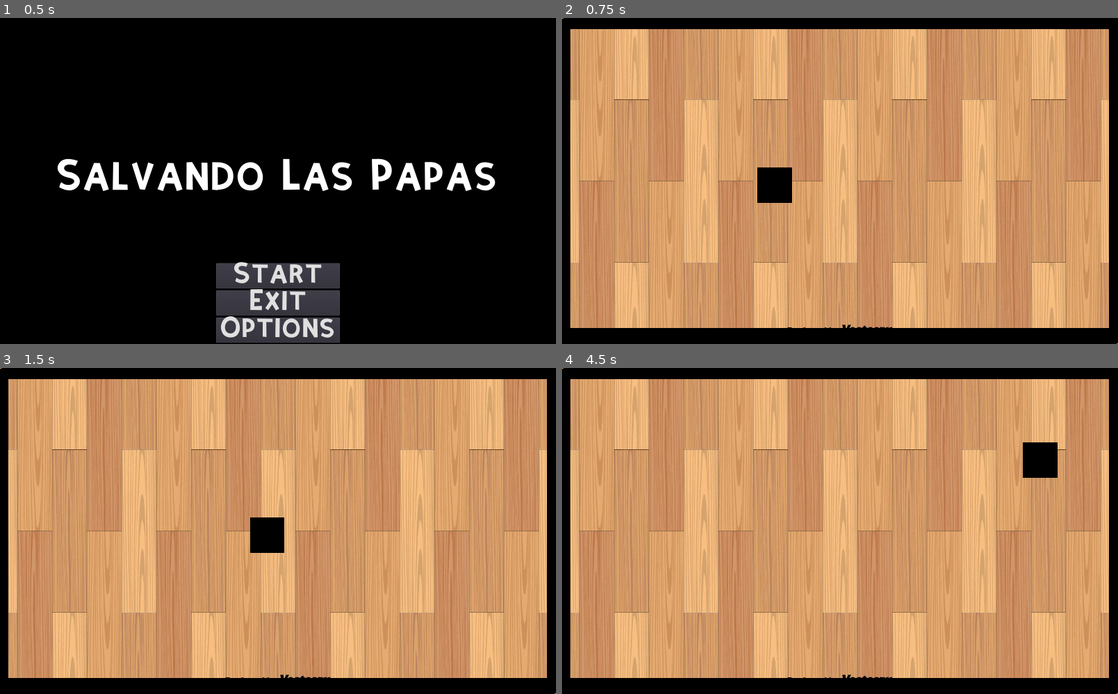
Above: before the commit, frames 1-4 (two rows, left to right).
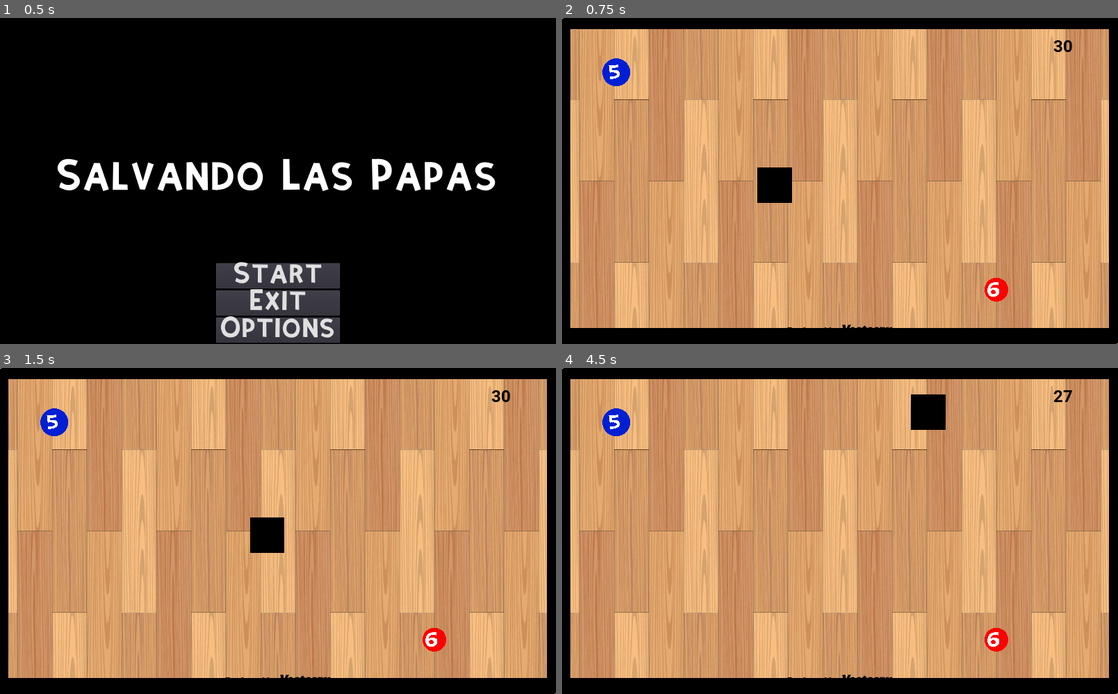
Above: after the commit, the same moments.

Repository: scamipia/SalvandoLasPapas
Game: Godot game, scene res://src/Main.tscn
The game is run twice, just before and just after one commit, with the same random seed, the same clock (stepped at 60 frames per second) and the same inputs.
Inputs (mouse positions are in pixels of both pictures, inside the frame that each line leads up to):
- Up to frame 1 (0.5 s): no input
- Up to frame 2 (0.75 s): click "Start" at 0.5 s
- Up to frame 3 (1.5 s): tap Enter at 1.25 s; move the mouse to (400, 514) at 1.27 s; hold Right (move_right) from 1.28 s (still down); right-click (400, 514) at 1.35 s
- Up to frame 4 (4.5 s): move the mouse to (728, 547) at 2.02 s; release Right (move_right) at 2.03 s; hold Down (move_down) 2.03-2.78 s; tap Space (execute_job) at 2.1, 3.5, 4.35 s; right-click (728, 547) at 2.3 s; move the mouse to (895, 459) at 2.77 s; hold Right (move_right) 2.78-3.53 s; right-click (895, 459) at 2.85 s; move the mouse to (812, 596) at 3.52 s; hold Up (move_up) 3.53-4.28 s; right-click (812, 596) at 3.6 s; move the mouse to (1006, 579) at 4.27 s; hold Left (move_left) from 4.28 s (still down)

Frame 1 is identical in both runs. In frame 2, 0.7% of the frame differs, in the area x 7-92%, y 6-87%; in frame 3, 0.7%; in frame 4, 2.0%.
Error before the commit: Parse Error: The identifier "new_task" isn't declared in the current scope. (res://src/entities/Task.gd:23)
Error after the commit: Invalid call. Nonexistent function 'work' in base 'StaticBody2D'. (res://src/entities/Player.gd:44)

Commit message:
refactor tasks con resource

Diff:
--- a/project.godot
+++ b/project.godot
@@ -13,6 +13,16 @@
 "class": "IndividualTask",
 "language": "GDScript",
 "path": "res://src/entities/IndividualTask.gd"
+}, {
+"base": "IndividualTask",
+"class": "IndividualTaskKeyboard",
+"language": "GDScript",
+"path": "res://src/entities/IndividualTaskKeyboard.gd"
+}, {
+"base": "IndividualTask",
+"class": "IndividualTaskMouse",
+"language": "GDScript",
+"path": "res://src/entities/InidividualTaskMouse.gd"
 }, {
 "base": "Resource",
 "class": "IndividualTaskResource",
@@ -31,6 +41,8 @@
 } ]
 _global_script_class_icons={
 "IndividualTask": "",
+"IndividualTaskKeyboard": "",
+"IndividualTaskMouse": "",
 "IndividualTaskResource": "",
 "Task": "",
 "TaskStackResource": ""
--- a/src/Level.gd
+++ b/src/Level.gd
@@ -6,17 +6,27 @@
 onready var win_menu = $CanvasLayer/WinMenu
 onready var task_manager = $TaskManager
 #onready var task = $IndividualTask
+export (int) var jump_speed: int = 500
+var tasks_remaining = 0
+#onready var task_stack_resource = preload("res://src/resources/task_stack_resource.tres") as TaskStackResource
 
-
-onready var task_stack_resource = preload("res://src/entities/task_stack_resource.tres") as TaskStackResource
-var tasks = 2
 func _ready():
 	remaining_time.start()
-	task_manager.set_task_stack_resource(task_stack_resource)
-	task_manager.connect("all_tasks_completed", self, "_on_all_tasks_completed")
-	task_manager.connect("task_completed", self, "_on_task_completed")
+	setup_tasks()
+	#task_manager.set_task_stack_resource(task_stack_resource)
+	#task_manager.connect("all_tasks_completed", self, "_on_all_tasks_completed")
+	#task_manager.connect("task_completed", self, "_on_task_completed")
 	#count_tasks()
 	#print(tasks)
+
+func setup_tasks():
+	var all_childs = get_child_count()
+	for i in all_childs:
+		var child = get_child(i)
+		if child is Task:
+			tasks_remaining += 1
+			child.setup()
+			child.connect("complete", self, "on_complete_task")
 
 func _on_RemainingTime_timeout():
 	gui.update_score(1)
@@ -53,14 +63,12 @@
 	win_menu.show()
 	get_tree().paused = true
 
-func _on_Task_done():
+func on_complete_task():
 	_update_done()
 
 func _update_done():
-
-	tasks -= 1
-	print(tasks)
-	if tasks == 0:
+	tasks_remaining -= 1
+	if tasks_remaining == 0:
 		win_menu.show()
 		remaining_time.stop()
 		get_tree().paused = true
--- a/src/Level.tscn
+++ b/src/Level.tscn
@@ -25,9 +25,11 @@
 position = Vector2( 392, 308 )
 scale = Vector2( 0.991978, 1.01791 )
 
-[node name="Task" parent="." instance=ExtResource( 7 )]
+[node name="TaskMouseFirst" parent="." instance=ExtResource( 7 )]
+stackRoute = "res://src/resources/stack_mouse_first.tres"
 
-[node name="Task2" type="Node" parent="."]
+[node name="TaskKbFirst" parent="." instance=ExtResource( 7 )]
+stackRoute = "res://src/resources/stack_kb_first.tres"
 
 [node name="VerticalWall" parent="." instance=ExtResource( 9 )]
 position = Vector2( 1005, -2 )
@@ -43,20 +45,16 @@
 [node name="CanvasLayer" type="CanvasLayer" parent="."]
 
 [node name="PauseMenu" parent="CanvasLayer" instance=ExtResource( 4 )]
-visible = false
 mouse_filter = 2
 
 [node name="GUI" parent="CanvasLayer" instance=ExtResource( 5 )]
-visible = false
 mouse_filter = 2
 
 [node name="DefeatMenu" parent="CanvasLayer" instance=ExtResource( 6 )]
 pause_mode = 2
-visible = false
 mouse_filter = 2
 
 [node name="WinMenu" parent="CanvasLayer" instance=ExtResource( 8 )]
-visible = false
 mouse_filter = 2
 
 [node name="RemainingTime" type="Timer" parent="."]
--- a/src/entities/IndividualTask.gd
+++ b/src/entities/IndividualTask.gd
@@ -1,104 +1,100 @@
 extends StaticBody2D
 class_name IndividualTask
 
-signal hit
-signal win
-signal done
-onready var sprite = $Sprite
-onready var label = $Sprite/Label
-var playerCompletedTask = false
-var mousePlayerCompletedTask = false
-var isAvailable = false
-var steps
-export (int) var totalSteps: int = 5
-#si es true es el pj 2d si es false es el mouse
-#en los colores es azul para pj 2d y rojo para mouse
-export (bool) var worker: bool = true
-export (int) var stages: int = 2
-
-func _ready():
-	print("ready")
-	resetSteps()
-	resetWorker()
-
-func work():
-	if steps > 1:
-		steps -= 1
-		label.text = str(steps)
-	else:
-		completeTask()
-
-func _on_Task_body_entered(body):
-	emit_signal("hit")
-	playerCompletedTask = true
-	if mousePlayerCompletedTask:
-		completeTask()
-	else:
-		changeState("res://assets/player_completed_task.png")
-
-func _physics_process(delta):
-	if Input.is_action_just_pressed("right_click"):
-		if isAvailable && !worker:
-			work_by_mouse()
-
-
-func changeState(textureRoute):
-	sprite.texture = ResourceLoader.load(textureRoute)
-
-func completeTask():
-	stages = stages - 1
-	if stages == 0:
-		emit_signal("done")
-		queue_free()
-	else:
-		changeWorker()
-
-func changeWorker():
-	worker = !worker
-	if(worker):
-		changeState("./assets/Blue-Circle.png")
-	else:
-		changeState("./assets/Red-Circle.png")
-	resetSteps()
-
-func reset():
-	resetSteps()
-	resetWorker()
-	print("reset")
-
-func _on_AvailabilityArea_body_entered(body):
-	isAvailable = false
-	print(body.name)
-
-func _on_AvailabilityArea_body_exited(body):
-	isAvailable = false
-	print(body.name)
-
-func resetSteps():
-	steps = totalSteps
-	if label:
-		label.text = str(totalSteps)
-
-
-func resetWorker():
-	if worker:
-		changeState("./assets/Blue-Circle.png")
-	else:
-		changeState("./assets/Red-Circle.png")
-
-func work_by_kb():
-	if worker:
-		work()
-
-func work_by_mouse():
-	if !worker:
-		work()
-
-func _on_AvailabilityArea_mouse_entered():
-	isAvailable = true
-	print("mouse entered")
-
-
-func _on_AvailabilityArea_mouse_exited():
-	isAvailable = false
-	print("mouse exited")
+#signal hit
+#signal win
+#signal done
+#onready var sprite = $Sprite
+#onready var label = $Sprite/Label
+#var playerCompletedTask = false
+#var mousePlayerCompletedTask = false
+#var isAvailable = false
+#var steps
+##export (int) var totalSteps: int = 5
+###si es true es el pj 2d si es false es el mouse
+###en los colores es azul para pj 2d y rojo para mouse
+##export (bool) var worker: bool = true
+##export (int) var stages: int = 2
+#
+#var clicks_amount: int
+#var player_type: int
+#
+##func _ready():
+##	print("ready")
+##	resetSteps()
+##	resetWorker()
+#
+#func setup(resource: IndividualTaskResource) -> void:
+#	clicks_amount = resource.clicks_amount
+#	player_type = resource.player_type
+#
+#func work():
+#	if steps > 1:
+#		steps -= 1
+#		label.text = str(steps)
+#	else:
+#		completeTask()
+#
+#func _on_Task_body_entered(body):
+#	emit_signal("hit")
+#	playerCompletedTask = true
+#	if mousePlayerCompletedTask:
+#		completeTask()
+#	else:
+#		changeState("res://assets/player_completed_task.png")
+#
+##func _physics_process(delta):
+##	if Input.is_action_just_pressed("right_click"):
+##		if isAvailable && !player_type:
+##			work_by_mouse()
+##
+#
+#func changeState(textureRoute):
+#	sprite.texture = ResourceLoader.load(textureRoute)
+#
+#func completeTask():
+#	pass
+##	clicks_amount = clicks_amount - 1
+##	if clicks_amount == 0:
+##		emit_signal("done")
+##		queue_free()
+##	else:
+##		changeWorker()
+#
+##func changeWorker():
+##	worker = !worker
+##	if(worker):
+##		changeState("./assets/Blue-Circle.png")
+##	else:
+##		changeState("./assets/Red-Circle.png")
+##	resetSteps()
+#
+##func reset():
+##	resetWorker()
+##	print("reset")
+#
+#func _on_AvailabilityArea_body_entered(body):
+#	isAvailable = false
+#	print(body.name)
+#
+#func _on_AvailabilityArea_body_exited(body):
+#	isAvailable = false
+#	print(body.name)
+#
+#
+##func resetWorker():
+##	if worker:
+##		changeState("./assets/Blue-Circle.png")
+##	else:
+##		changeState("./assets/Red-Circle.png")
+#
+#
+#
+#func _on_AvailabilityArea_mouse_entered():
+#	isAvailable = true
+#	print("mouse entered")
+#
+#
+#func _on_AvailabilityArea_mouse_exited():
+#	isAvailable = false
+#	print("mouse exited")
--- /dev/null
+++ b/src/entities/IndividualTaskKeyboard.gd
@@ -0,0 +1,28 @@
+extends IndividualTask
+class_name IndividualTaskKeyboard
+signal done
+onready var sprite = $Sprite
+onready var label = $Sprite/Label
+
+var disable = false
+var steps: int
+
+func setup(resource: IndividualTaskResource) -> void:
+	steps = resource.clicks_amount
+	position = resource.task_pos
+
+func _ready():
+	label.text = str(steps)
+
+func work():
+	if steps > 1:
+		steps -= 1
+		label.text = str(steps)
+	else:
+		completeTask()
+
+
+func completeTask():
+	print("done job")
+	emit_signal("done")
+	queue_free()
--- /dev/null
+++ b/src/entities/IndividualTaskKeyboard.tscn
@@ -0,0 +1,32 @@
+[gd_scene load_steps=5 format=2]
+
+[ext_resource path="res://assets/Blue-Circle.png" type="Texture" id=1]
+[ext_resource path="res://assets/fonts/kirifont/Kirifont.tres" type="DynamicFont" id=2]
+[ext_resource path="res://src/entities/IndividualTaskKeyboard.gd" type="Script" id=3]
+
+[sub_resource type="CircleShape2D" id=1]
+radius = 25.02
+
+[node name="IndividualTaskKeyboard" type="StaticBody2D"]
+script = ExtResource( 3 )
+
+[node name="CollisionShape2D" type="CollisionShape2D" parent="."]
+shape = SubResource( 1 )
+
+[node name="Sprite" type="Sprite" parent="."]
+scale = Vector2( 0.1, 0.1 )
+texture = ExtResource( 1 )
+
+[node name="Label" type="Label" parent="Sprite"]
+anchor_right = 1.0
+anchor_bottom = 1.0
+margin_left = -290.0
+margin_top = -250.0
+margin_right = -290.0
+margin_bottom = -250.0
+grow_horizontal = 2
+grow_vertical = 2
+custom_fonts/font = ExtResource( 2 )
+text = "10"
+align = 1
+valign = 1
--- /dev/null
+++ b/src/entities/IndividualTaskMouse.tscn
@@ -0,0 +1,41 @@
+[gd_scene load_steps=6 format=2]
+
+[ext_resource path="res://src/entities/InidividualTaskMouse.gd" type="Script" id=1]
+[ext_resource path="res://assets/Red-Circle.png" type="Texture" id=2]
+[ext_resource path="res://assets/fonts/kirifont/Kirifont.tres" type="DynamicFont" id=3]
+
+[sub_resource type="CircleShape2D" id=1]
+radius = 22.0227
+
+[sub_resource type="CircleShape2D" id=2]
+radius = 220.227
+
+[node name="IndividualTaskMouse" type="StaticBody2D"]
+script = ExtResource( 1 )
+
+[node name="CollisionShape2D" type="CollisionShape2D" parent="."]
+shape = SubResource( 1 )
+
+[node name="Sprite" type="Sprite" parent="."]
+scale = Vector2( 0.1, 0.1 )
+texture = ExtResource( 2 )
+
+[node name="AvailabilityArea" type="Area2D" parent="Sprite"]
+
+[node name="CollisionShape2D" type="CollisionShape2D" parent="Sprite/AvailabilityArea"]
+shape = SubResource( 2 )
+
+[node name="Label" type="Label" parent="Sprite"]
+anchor_right = 1.0
+anchor_bottom = 1.0
+margin_left = -330.0
+margin_top = -250.0
+margin_right = -290.0
+margin_bottom = -236.0
+custom_fonts/font = ExtResource( 3 )
+text = "10"
+align = 1
+valign = 1
+
+[connection signal="mouse_entered" from="Sprite/AvailabilityArea" to="." method="_on_AvailabilityArea_mouse_entered"]
+[connection signal="mouse_exited" from="Sprite/AvailabilityArea" to="." method="_on_AvailabilityArea_mouse_exited"]
--- a/src/entities/IndividualTaskResource.gd
+++ b/src/entities/IndividualTaskResource.gd
@@ -2,4 +2,13 @@
 
 class_name IndividualTaskResource
 
-export (Texture) var texture
+export (int) var clicks_amount: int
+export (int) var player_type: int
+export (Vector2) var task_pos: Vector2
+
+export (PackedScene) var individual_task_scene: PackedScene
+
+func get_task() -> Node:
+	var task_instance = individual_task_scene.instance()
+	task_instance.setup(self)
+	return task_instance
--- /dev/null
+++ b/src/entities/InidividualTaskMouse.gd
@@ -0,0 +1,42 @@
+extends IndividualTask
+class_name IndividualTaskMouse
+signal done
+onready var sprite = $Sprite
+onready var label = $Sprite/Label
+var isAvailable = false
+var disable = false
+var steps: int
+
+func setup(resource: IndividualTaskResource) -> void:
+	steps = resource.clicks_amount
+	position = resource.task_pos
+
+func _ready():
+	label.text = str(steps)
+
+func work():
+	print("tarea para mouse")
+
+
+func completeTask():
+	emit_signal("done")
+	queue_free()
+
+func _physics_process(delta):
+	if Input.is_action_just_pressed("right_click"):
+		if isAvailable:
+			execute()
+
+func execute():
+	if steps > 1:
+		steps -= 1
+		label.text = str(steps)
+	else:
+		completeTask()
+
+func _on_AvailabilityArea_mouse_entered():
+	isAvailable = true
+
+
+func _on_AvailabilityArea_mouse_exited():
+	isAvailable = false
--- a/src/entities/OtroIndividualTask.tscn
+++ /dev/null
@@ -1,18 +0,0 @@
-[gd_scene load_steps=3 format=2]
-
-[ext_resource path="res://assets/floor.png" type="Texture" id=1]
-
-[sub_resource type="RectangleShape2D" id=1]
-extents = Vector2( 371.5, 83 )
-
-[node name="OtroTask" type="StaticBody2D"]
-input_pickable = true
-
-[node name="Floor" type="Sprite" parent="."]
-position = Vector2( 339.5, 52 )
-scale = Vector2( 11.2879, 2.57576 )
-texture = ExtResource( 1 )
-
-[node name="CollisionShape2D" type="CollisionShape2D" parent="."]
-position = Vector2( 339.5, 52 )
-shape = SubResource( 1 )
--- a/src/entities/Player.gd
+++ b/src/entities/Player.gd
@@ -6,6 +6,9 @@
 var velocity: Vector2 = Vector2.ZERO
 var job
 
+
+func _ready():
+	print(global_position)
 # Called when the node enters the scene tree for the first time.
 func _physics_process(delta):
 	_process_input()
@@ -37,4 +40,5 @@
 
 func _execute_job():
 	if job:
-		job.work_by_kb()
+		print(job)
+		job.work()
--- a/src/entities/Task.gd
+++ b/src/entities/Task.gd
@@ -1,24 +1,38 @@
 extends Node
 
 class_name Task
+
+signal complete
+
 var current_step: int = 0
 var task_data: TaskStackResource    #(stack)
-var active_task: IndividualTask    #(step)
+var active_task: Node    #(step)
+
+export (String) var stackRoute: String
+onready var task_stack_resource = load(stackRoute) as TaskStackResource
 
 func _ready():
 	print("ready")
-	#resetSteps()
-	#resetWorker()
 
-func setup(p_task_data: TaskStackResource) -> void:
-	task_data = p_task_data
 
+func setup() -> void:
+	task_data = task_stack_resource
 	change_active_task(task_data.get_next_task())
 
 func change_active_task(task : Node) -> void:
-	if active_task != null:
-		remove_child(active_task)
-		active_task.queue_free()
+	if task != null:
 
-	active_task = new_task
-	add_child(active_task)
+		if active_task != null:
+			remove_child(active_task)
+			active_task.queue_free()
+
+		active_task = task
+		active_task.connect("done", self, "_on_task_done")
+		add_child(active_task)
+
+	else:
+		emit_signal("complete")
+
+func _on_task_done():
+	print("done")
+	change_active_task(task_data.get_next_task())
--- a/src/entities/TaskManager.tscn
+++ b/src/entities/TaskManager.tscn
@@ -1,7 +1,8 @@
 [gd_scene load_steps=3 format=2]
 
 [ext_resource path="res://src/entities/TaskManager.gd" type="Script" id=1]
-[ext_resource path="res://src/entities/task_stack_resource.tres" type="Resource" id=2]
+[ext_resource path="res://src/resources/stack_kb_first.tres" type="Resource" id=2]
+
 
 [node name="TaskManager" type="Node"]
 script = ExtResource( 1 )
--- a/src/entities/TaskStackResource.gd
+++ b/src/entities/TaskStackResource.gd
@@ -11,7 +11,8 @@
 # Método para retirar y devolver el último elemento de la pila
 func get_next_task():
 	if not is_empty():
-		return individual_tasks_data.pop_front().get_task()
+		var task = individual_tasks_data.pop_front().get_task()
+		return task
 	else:
 		print("Error: Intentando hacer pop en una pila vacía")
 		return null
@@ -26,6 +27,7 @@
 
 # Método para verificar si la pila está vacía
 func is_empty():
+	print(individual_tasks_data.size())
 	return individual_tasks_data.size() == 0
 
 
--- a/src/entities/keyboard_player_task.tres
+++ /dev/null
@@ -1,8 +0,0 @@
-[gd_resource type="Resource" load_steps=3 format=2]
-
-[ext_resource path="res://src/entities/IndividualTaskResource.gd" type="Script" id=1]
-[ext_resource path="res://assets/Blue-Circle.png" type="Texture" id=2]
-
-[resource]
-script = ExtResource( 1 )
-texture = ExtResource( 2 )
--- a/src/entities/mouse_player_task.tres
+++ /dev/null
@@ -1,8 +0,0 @@
-[gd_resource type="Resource" load_steps=3 format=2]
-
-[ext_resource path="res://src/entities/IndividualTaskResource.gd" type="Script" id=1]
-[ext_resource path="res://assets/Red-Circle.png" type="Texture" id=2]
-
-[resource]
-script = ExtResource( 1 )
-texture = ExtResource( 2 )
--- a/src/entities/task_stack_resource.tres
+++ /dev/null
@@ -1,7 +0,0 @@
-[gd_resource type="Resource" load_steps=2 format=2]
-
-[ext_resource path="res://src/entities/TaskStackResource.gd" type="Script" id=1]
-
-[resource]
-script = ExtResource( 1 )
-individual_tasks_data = [  ]
--- /dev/null
+++ b/src/resources/keyboard_player_task.tres
@@ -0,0 +1,11 @@
+[gd_resource type="Resource" load_steps=3 format=2]
+
+[ext_resource path="res://src/entities/IndividualTaskResource.gd" type="Script" id=1]
+[ext_resource path="res://src/entities/IndividualTaskKeyboard.tscn" type="PackedScene" id=2]
+
+[resource]
+script = ExtResource( 1 )
+clicks_amount = 5
+player_type = 1
+task_pos = Vector2( 100, 100 )
+individual_task_scene = ExtResource( 2 )
--- /dev/null
+++ b/src/resources/keyboard_player_task_2.tres
@@ -0,0 +1,11 @@
+[gd_resource type="Resource" load_steps=3 format=2]
+
+[ext_resource path="res://src/entities/IndividualTaskResource.gd" type="Script" id=1]
+[ext_resource path="res://src/entities/IndividualTaskKeyboard.tscn" type="PackedScene" id=2]
+
+[resource]
+script = ExtResource( 1 )
+clicks_amount = 5
+player_type = 1
+task_pos = Vector2( 200, 200 )
+individual_task_scene = ExtResource( 2 )
--- /dev/null
+++ b/src/resources/keyboard_player_task_3.tres
@@ -0,0 +1,11 @@
+[gd_resource type="Resource" load_steps=3 format=2]
+
+[ext_resource path="res://src/entities/IndividualTaskResource.gd" type="Script" id=1]
+[ext_resource path="res://src/entities/IndividualTaskKeyboard.tscn" type="PackedScene" id=2]
+
+[resource]
+script = ExtResource( 1 )
+clicks_amount = 5
+player_type = 1
+task_pos = Vector2( 300, 300 )
+individual_task_scene = ExtResource( 2 )
--- /dev/null
+++ b/src/resources/mouse_player_task.tres
@@ -0,0 +1,11 @@
+[gd_resource type="Resource" load_steps=3 format=2]
+
+[ext_resource path="res://src/entities/IndividualTaskResource.gd" type="Script" id=1]
+[ext_resource path="res://src/entities/IndividualTaskMouse.tscn" type="PackedScene" id=2]
+
+[resource]
+script = ExtResource( 1 )
+clicks_amount = 6
+player_type = 2
+task_pos = Vector2( 800, 500 )
+individual_task_scene = ExtResource( 2 )
--- /dev/null
+++ b/src/resources/mouse_player_task_2.tres
@@ -0,0 +1,11 @@
+[gd_resource type="Resource" load_steps=3 format=2]
+
+[ext_resource path="res://src/entities/IndividualTaskResource.gd" type="Script" id=1]
+[ext_resource path="res://src/entities/IndividualTaskMouse.tscn" type="PackedScene" id=2]
+
+[resource]
+script = ExtResource( 1 )
+clicks_amount = 6
+player_type = 2
+task_pos = Vector2( 500, 500 )
+individual_task_scene = ExtResource( 2 )
--- /dev/null
+++ b/src/resources/mouse_player_task_3.tres
@@ -0,0 +1,11 @@
+[gd_resource type="Resource" load_steps=3 format=2]
+
+[ext_resource path="res://src/entities/IndividualTaskResource.gd" type="Script" id=1]
+[ext_resource path="res://src/entities/IndividualTaskMouse.tscn" type="PackedScene" id=2]
+
+[resource]
+script = ExtResource( 1 )
+clicks_amount = 6
+player_type = 2
+task_pos = Vector2( 100, 400 )
+individual_task_scene = ExtResource( 2 )
--- /dev/null
+++ b/src/resources/stack_kb_first.tres
@@ -0,0 +1,10 @@
+[gd_resource type="Resource" load_steps=5 format=2]
+
+[ext_resource path="res://src/entities/TaskStackResource.gd" type="Script" id=1]
+[ext_resource path="res://src/resources/keyboard_player_task.tres" type="Resource" id=2]
+[ext_resource path="res://src/resources/keyboard_player_task_2.tres" type="Resource" id=3]
+[ext_resource path="res://src/resources/keyboard_player_task_3.tres" type="Resource" id=4]
+
+[resource]
+script = ExtResource( 1 )
+individual_tasks_data = [ ExtResource( 2 ), ExtResource( 3 ), ExtResource( 4 ) ]
--- /dev/null
+++ b/src/resources/stack_mouse_first.tres
@@ -0,0 +1,10 @@
+[gd_resource type="Resource" load_steps=5 format=2]
+
+[ext_resource path="res://src/entities/TaskStackResource.gd" type="Script" id=1]
+[ext_resource path="res://src/resources/mouse_player_task_2.tres" type="Resource" id=2]
+[ext_resource path="res://src/resources/mouse_player_task.tres" type="Resource" id=3]
+[ext_resource path="res://src/resources/mouse_player_task_3.tres" type="Resource" id=4]
+
+[resource]
+script = ExtResource( 1 )
+individual_tasks_data = [ ExtResource( 3 ), ExtResource( 2 ), ExtResource( 4 ) ]
